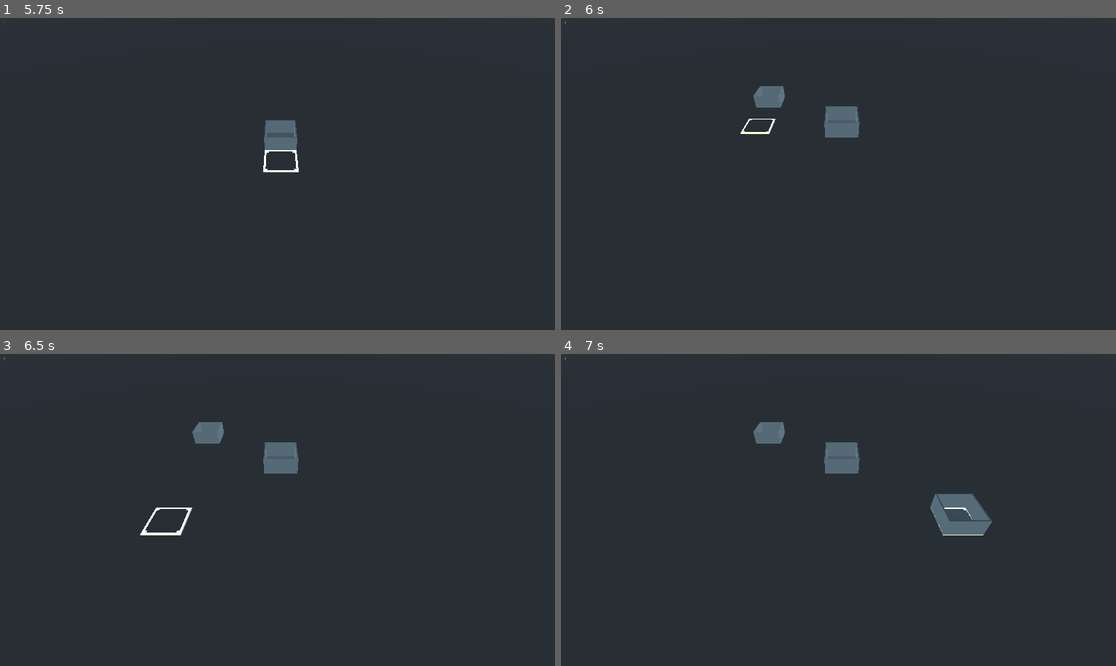
Above: before the commit, frames 1-4 (two rows, left to right).
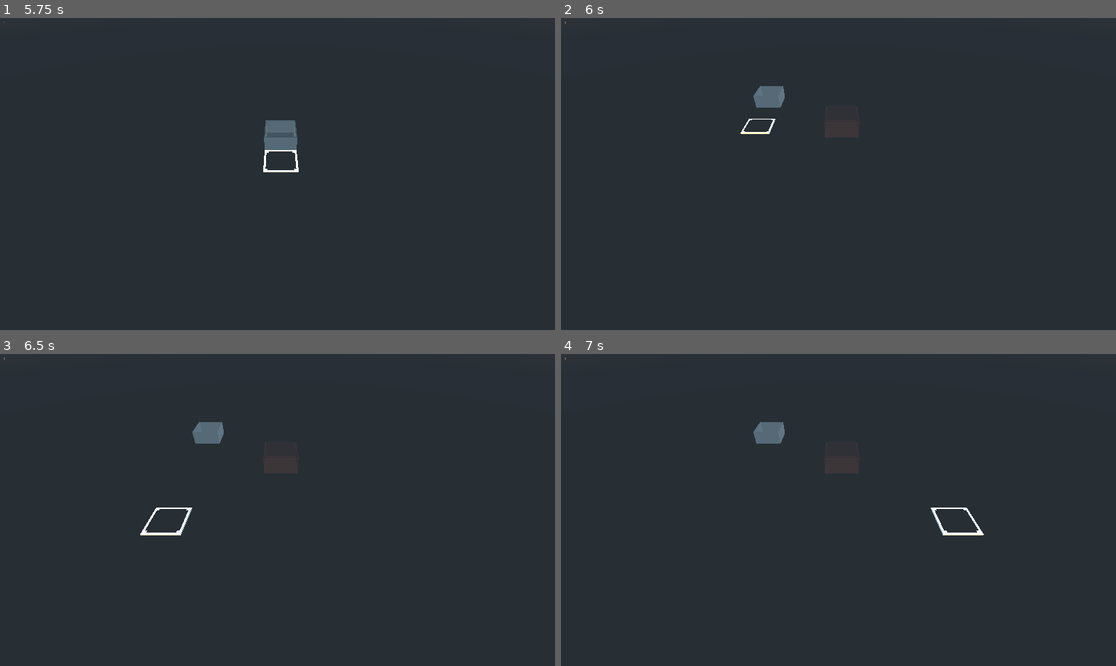
Above: after the commit, the same moments.

Repository: newnoiseworks/TowerStory
Game: Godot game, scene res://Scenes/building/building.tscn
The game is run twice, just before and just after one commit, with the same random seed, the same clock (stepped at 60 frames per second) and the same inputs.
Inputs (mouse positions are in pixels of both pictures, inside the frame that each line leads up to):
- Up to frame 1 (5.75 s): tap Enter at 0.5, 3.5 s; move the mouse to (399, 158) at 0.52 s; press the mouse at (399, 158) at 0.53 s; hold D (move_right) 0.53-1.25 s; release the mouse at (399, 158) at 1.25 s; drag from (166, 189) to (249, 236) at 1.27 s; tap Space at 2, 5 s; move the mouse to (333, 105) at 2.02 s; hold D (move_right) 2.03-2.75 s; tap Alt at 2.1 s; click (333, 105) at 2.17 s; drag from (249, 236) to (111, 127) at 2.77 s; move the mouse to (444, 220) at 3.52 s; hold A (move_left) 3.53-4.25 s; tap Shift at 3.6 s; click (444, 220) at 3.67 s; drag from (111, 127) to (194, 96) at 4.27 s; move the mouse to (305, 174) at 5.02 s; hold X (move_down) from 5.03 s (still down); hold Right mouse button (secondary_button) from 5.03 s (still down); click (305, 174) at 5.17 s
- Up to frame 2 (6 s): release X (move_down) at 5.75 s; release Right mouse button (secondary_button) at 5.75 s; tap Enter at 5.75 s; drag from (755, 96) to (727, 189) at 5.77 s
- Up to frame 3 (6.5 s): no input
- Up to frame 4 (7 s): tap Space at 6.5 s; move the mouse to (960, 494) at 6.52 s; hold Z (move_up) from 6.53 s (still down); tap Ctrl at 6.6 s; click (960, 494) at 6.67 s

Frame 1 is identical in both runs. In frame 2, 0.6% of the frame differs, in the area x 47-54%, y 28-39%; in frame 3, 0.6%; in frame 4, 1.7%, in the area x 47-78%, y 28-58%.

Commit message:
sets non current floor transparent

Diff:
--- a/Scenes/building/building.gd
+++ b/Scenes/building/building.gd
@@ -25,26 +25,31 @@
 
 
 func _unhandled_input(event):
-	if event.is_action_released("move_up") and floors.get_child_count() >= current_floor_idx:
-		previous_floor = get_node("floors/floor%s/floor" % [current_floor_idx])
-		current_floor_idx += 1
-		mouse_select.translate_object_local(Vector3(
-			0,
-			camera_gimbal.camera_y_diff_per_floor,
-			0
-		))
-	elif event.is_action_released("move_down") and basement.get_child_count() < current_floor_idx:
-		previous_floor = get_node("floors/floor%s/floor" % [current_floor_idx])
-		current_floor_idx -= 1
-		mouse_select.translate_object_local(Vector3(
-			0,
-			camera_gimbal.camera_y_diff_per_floor * -1,
-			0
-		))
+	if event.is_action_released("move_up") or event.is_action_released("move_down"):
+		if event.is_action_released("move_up") and floors.get_child_count() >= current_floor_idx:
+			previous_floor = get_node_or_null("floors/floor%s/floor" % [current_floor_idx])
+			current_floor_idx += 1
+			mouse_select.translate_object_local(Vector3(
+				0,
+				camera_gimbal.camera_y_diff_per_floor,
+				0
+			))
+		elif event.is_action_released("move_down") and basement.get_child_count() < current_floor_idx:
+			previous_floor = get_node_or_null("floors/floor%s/floor" % [current_floor_idx])
+			current_floor_idx -= 1
+			mouse_select.translate_object_local(Vector3(
+				0,
+				camera_gimbal.camera_y_diff_per_floor * -1,
+				0
+			))
 
-	current_floor = get_node_or_null("floors/floor%s/floor" % [current_floor_idx])
-	current_level_ui.text = str(current_floor_idx)
-	camera_gimbal.change_floor(current_floor_idx)
+		if previous_floor != null: previous_floor.set_transparent()
+
+		current_floor = get_node_or_null("floors/floor%s/floor" % [current_floor_idx])
+		if current_floor != null: current_floor.set_opaque()
+
+		current_level_ui.text = str(current_floor_idx)
+		camera_gimbal.change_floor(current_floor_idx)
 
 
 func _on_floor_input_event(_camera, event, position, _normal, _shape_idx):
@@ -66,6 +71,7 @@
 
 		if current_floor == null:
 			_create_new_current_floor()
+			current_floor.set_opaque()
 
 		if _inputter.is_action_pressed("main_button"):
 			if (current_floor_idx > 1 and current_floor._get_piece_count() == 0):
--- a/Scenes/floor/bottom_floor_piece.gd
+++ b/Scenes/floor/bottom_floor_piece.gd
@@ -1,8 +1,28 @@
 extends Spatial
+
+var transparent_material: ShaderMaterial = load("res://transparent_shader_material.tres")
+
+
+func set_transparent():
+	var cube: MeshInstance = find_node("Cube003")
+	cube.material_override = transparent_material
+
+	for x in range(4):
+		find_node("wall%s" % x).find_node("Cube003").material_override = transparent_material
+
+
+func set_opaque():
+	var cube: MeshInstance = find_node("Cube003")
+	cube.material_override = null
+
+	for x in range(4):
+		find_node("wall%s" % x).find_node("Cube003").material_override = null
+
 
 func add_wall_at_edge(x: int):
 	find_node("wall%s" % x).show()
 
+
 func hide_walls():
 	for x in range(4):
 		find_node("wall%s" % x).hide()
--- a/Scenes/floor/floor.gd
+++ b/Scenes/floor/floor.gd
@@ -19,6 +19,18 @@
 	for x in floor_data:
 		for z in floor_data[x]:
 			_add_wall_to_piece_at_edges(x, z)
+
+
+func set_transparent():
+	for x in floor_data:
+		for z in floor_data[x]:
+			floor_data[x][z]["object"].set_transparent()
+
+
+func set_opaque():
+	for x in floor_data:
+		for z in floor_data[x]:
+			floor_data[x][z]["object"].set_opaque()
 
 
 func has_floor_piece_at(global_target: Vector3)-> bool:
--- /dev/null
+++ b/Scenes/floor/test_bottom_floor_piece.gd
@@ -0,0 +1,44 @@
+extends GutTest
+
+class Test_set_transparent:
+	extends GutTest
+
+	var test_piece
+	var input
+
+	func before_each():
+		var prototype_script = load("res://scenes/floor/bottom_floor_piece.tscn")
+		test_piece = prototype_script.instance()
+		add_child_autofree(test_piece)
+
+
+	func test_set_transparent():
+		assert_null(test_piece.find_node("Cube003").material_override, "material_override is set to null on the cube itself to begin")
+
+		test_piece.set_transparent()
+
+		assert_eq(test_piece.find_node("Cube003").material_override, test_piece.transparent_material, "material_override is set to transparent after set_transparent is called")
+		assert_eq(test_piece.get_node("wall1/Cube003").material_override, test_piece.transparent_material, "material_override is set to transparent after set_transparent is called on the walls")
+
+
+	func test_set_opaque():
+		test_set_transparent()
+
+		test_piece.set_opaque()
+
+		assert_null(test_piece.find_node("Cube003").material_override, "material_override is set to null after set_opaque is called")
+		assert_null(test_piece.get_node("wall1/Cube003").material_override, "material_override is set to null after set_opaque is called on the walls")
+
+
+	func test_add_wall_at_edge():
+		test_piece.add_wall_at_edge(2)
+
+		assert_true(test_piece.find_node("wall2").is_visible(), "wall set to visible after add_wall_at_edge is called")
+
+
+	func test_hide_walls():
+		test_add_wall_at_edge()
+
+		test_piece.hide_walls()
+
+		assert_false(test_piece.find_node("wall2").is_visible(), "wall set to invisible after hide_walls is called")
--- /dev/null
+++ b/transparent_shader_material.tres
@@ -0,0 +1,39 @@
+[gd_resource type="ShaderMaterial" load_steps=3 format=2]
+
+[sub_resource type="VisualShaderNodeScalarConstant" id=1]
+constant = 0.003
+
+[sub_resource type="VisualShader" id=2]
+code = "shader_type spatial;
+render_mode specular_schlick_ggx;
+
+
+
+
+void vertex() {
+// Output:0
+
+}
+
+void fragment() {
+// Scalar:2
+	float n_out2p0 = 0.003000;
+
+// Output:0
+	ALPHA = n_out2p0;
+
+}
+
+void light() {
+// Output:0
+
+}
+"
+graph_offset = Vector2( -36, 48 )
+nodes/fragment/0/position = Vector2( 400, 100 )
+nodes/fragment/2/node = SubResource( 1 )
+nodes/fragment/2/position = Vector2( 80, 140 )
+nodes/fragment/connections = PoolIntArray( 2, 0, 0, 1 )
+
+[resource]
+shader = SubResource( 2 )
